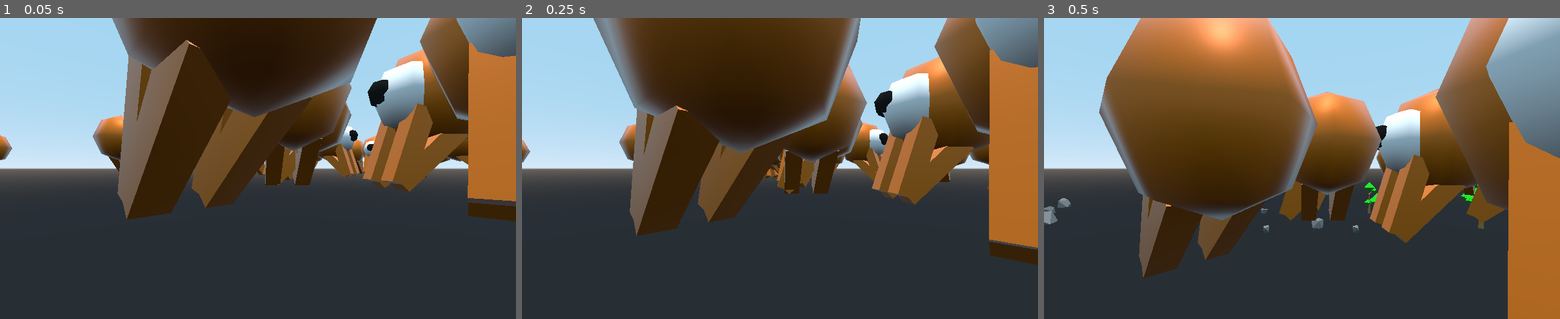
Above: before the commit, frames 1-3 (left to right).
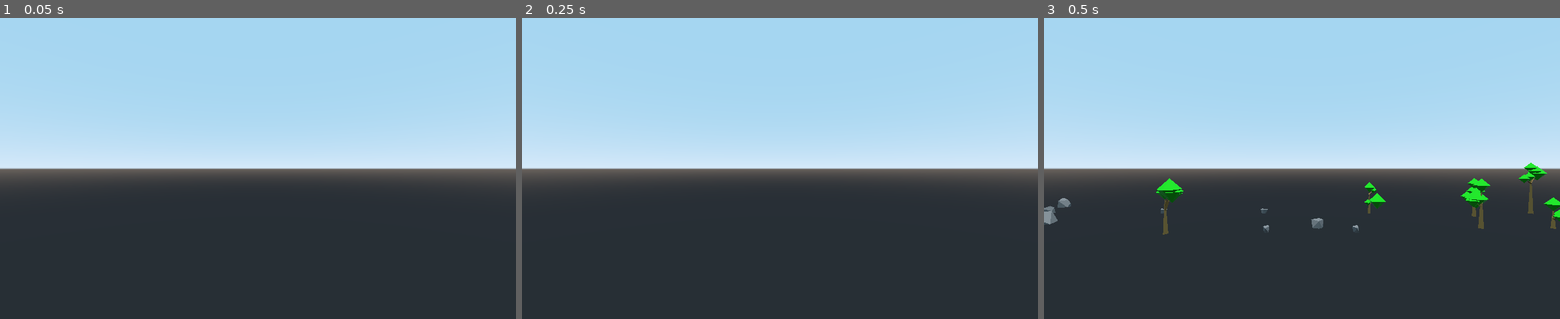
Above: after the commit, the same moments.

Repository: MilanFIN/Prototype-world
Game: Godot game, scene res://Game.tscn
Same seed, same stepped clock (60 frames per second), same inputs: the game is played once before the commit and once after it.
Inputs:
- Up to frame 1 (0.05 s): no input
- Up to frame 2 (0.25 s): no input
- Up to frame 3 (0.5 s): no input

The runs differ from the first frame. In frame 1, 42% of the frame differs, in the area x 0-100%, y 0-68%; in frame 2, 46%; in frame 3, 52%, in the area x 10-100%, y 0-100%.

Commit message:
updated fps controller

Diff:
--- a/Scripts/AnimalGenerator.gd
+++ b/Scripts/AnimalGenerator.gd
@@ -7,7 +7,7 @@
 # Called when the node enters the scene tree for the first time.
 func _ready() -> void:
 
-	for i in range(100):
+	for i in range(1):
 		var x = randi()%51+1 - 25
 		var z = randi()%51+1 - 25
 		var newAnim = blob.instance()
--- a/Scripts/Player.gd
+++ b/Scripts/Player.gd
@@ -1,6 +1,16 @@
 extends KinematicBody
 
 
+
+#NEW
+#shamelessly adapted from (was MIT licensed)
+#https://github.com/GarbajYT/godot_updated_fps_controller
+var snap
+var gravityVec = Vector3()
+const GROUNDACCEL = 10
+const AIRACCEL = 3
+onready var accel = GROUNDACCEL
+const jumpPower = 10
 var velocity = Vector3(0,0,0)
 const moveSpeed = 20
 const gravity = 9.8
@@ -9,14 +19,6 @@
 var camera = Node
 const minLookAngle = -90
 const maxLookAngle = 90
-
-var jumping = false
-
-var snapDirection = Vector3.DOWN
-var snapLength = 1.0
-var snapVector = snapDirection * snapLength
-
-var maxFloorAngle = deg2rad(45)
 
 # Called when the node enters the scene tree for the first time.
 func _ready() -> void:
@@ -30,17 +32,10 @@
 
 func _physics_process(delta: float) -> void:
 
-	if (get_node("FootRay").get_collider() != null):
-		jumping = false
-	else:
-		jumping = true
-
 
 	#CHARACTER MOVEMENT
 	var input = Vector3(0,0,0)
 
-	velocity.x = 0
-	velocity.z = 0
 	var jump = false
 
 	if Input.is_action_pressed("forward"):
@@ -52,8 +47,7 @@
 	if Input.is_action_pressed("right"):
 		input.x += 1
 	if Input.is_action_pressed("jump"):
-		if (jumping == false):
-			jump = true
+		jump = true
 
 
 
@@ -62,8 +56,24 @@
 
 	var relativeDir = (forward * input.y + right * input.x)
 
+	if is_on_floor():
+		snap = -get_floor_normal()
+		accel = GROUNDACCEL
+		gravityVec = Vector3.ZERO
+	else:
+		snap = Vector3.DOWN
+		accel = AIRACCEL
+		gravityVec += Vector3.DOWN * gravity * delta
 
+	if (jump and is_on_floor()):
+		snap = Vector3.ZERO
+		gravityVec = Vector3.UP * jumpPower
 
+	velocity = velocity.linear_interpolate(relativeDir * moveSpeed, accel * delta)
+	var movement = velocity + gravityVec
+
+	move_and_slide_with_snap(movement, snap, Vector3.UP)
+	"""
 	#UNCOMMENT FOR GRAVITY
 	velocity.y -= gravity * delta
 	velocity.x = relativeDir.x * moveSpeed
@@ -75,7 +85,7 @@
 	else:
 		velocity.y = move_and_slide_with_snap(velocity, snapVector, Vector3.UP, true, 4, maxFloorAngle).y
 
-
+	"""
 	#MOUSE MOVEMENT
 	#vertical rotates camera
 	camera.rotation_degrees.x -= mouseDelta.y * sensitivity * delta
